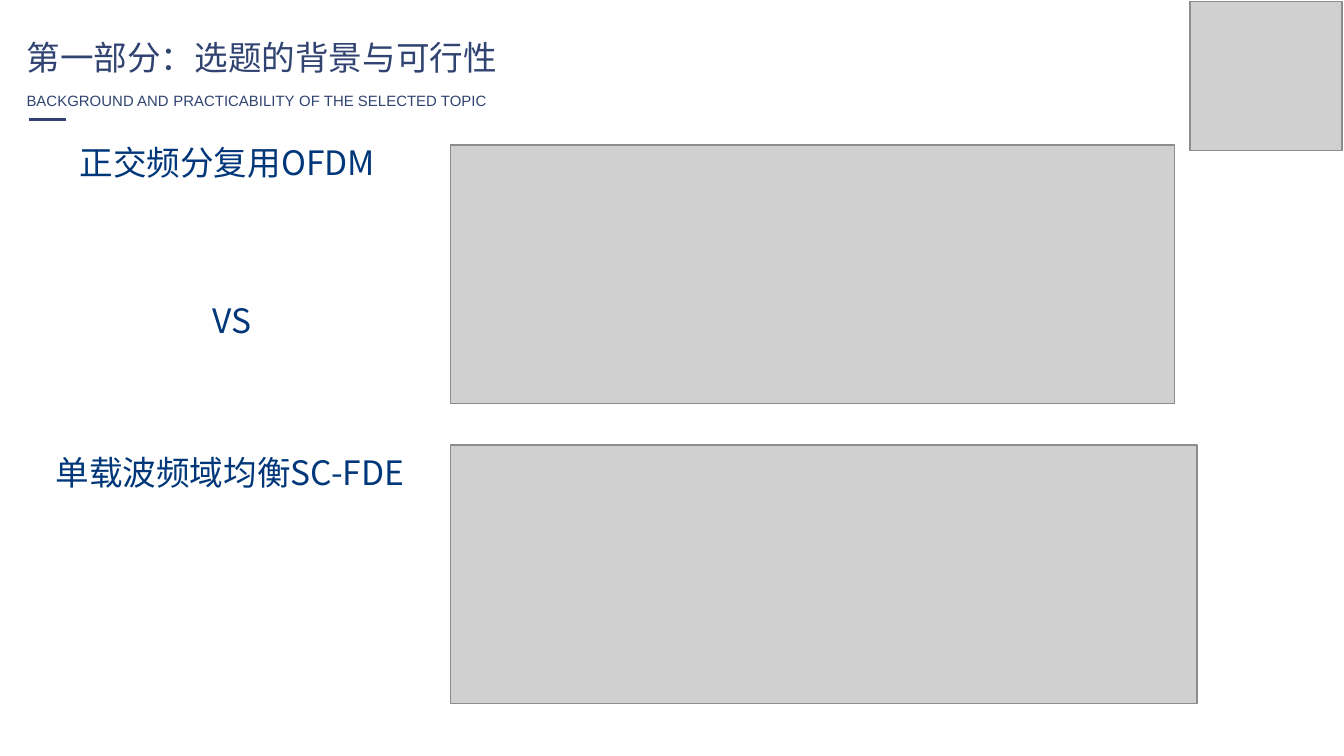
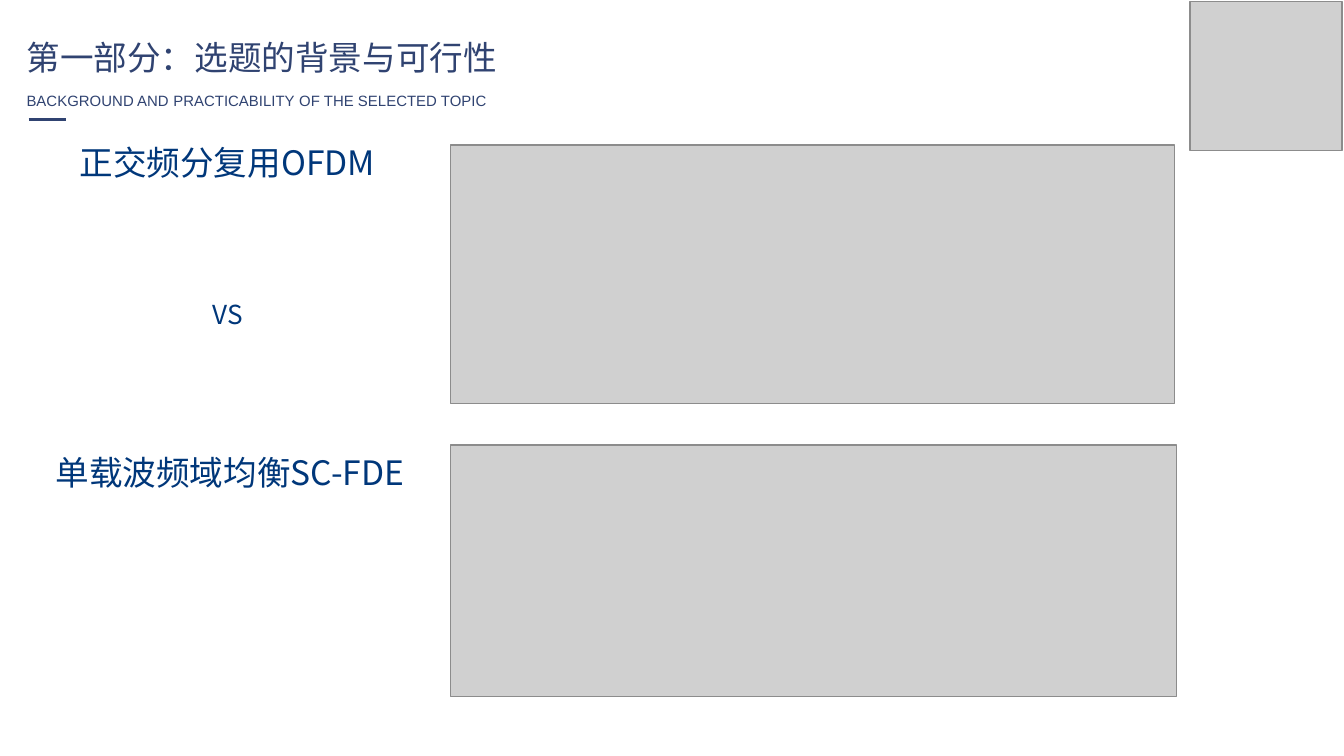
Before and after one commit to yxm785872911/paper, a slide deck: slide 5 of 答辩ppt初稿.pptx. Drawn at 1344x756 pixels with LibreOffice and Linux fonts; fonts in the diff are those of the drawing; grey boxes stand for pictures. Boxes give left, top, right and bottom in pixels: in the first picture for what was removed or moved away, otherwise in the second. Text is boxed around its words. In the diff, an @@ line names an element or a change of style, - is before the commit and + after.

```diff
--- a/答辩ppt初稿.pptx
+++ b/答辩ppt初稿.pptx
@@ text "VS" at (213, 304, 243, 325): size 18 to 14 pt @@
@@ picture: place and size @@
-picture at (450, 445, 1198, 703)
+picture at (450, 445, 1176, 696)
```
Also in this commit, not shown: 3 other slides changed.
